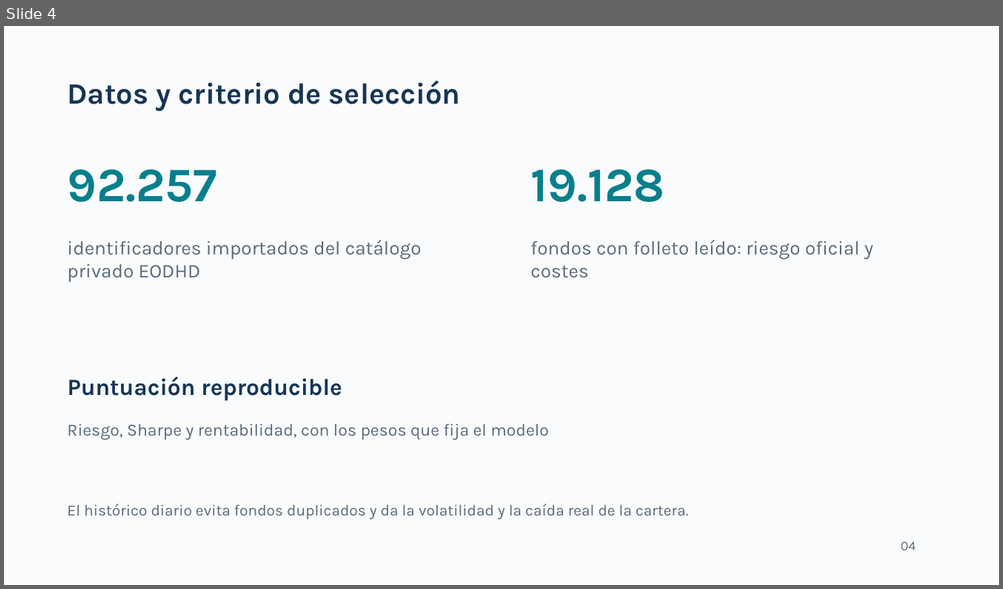
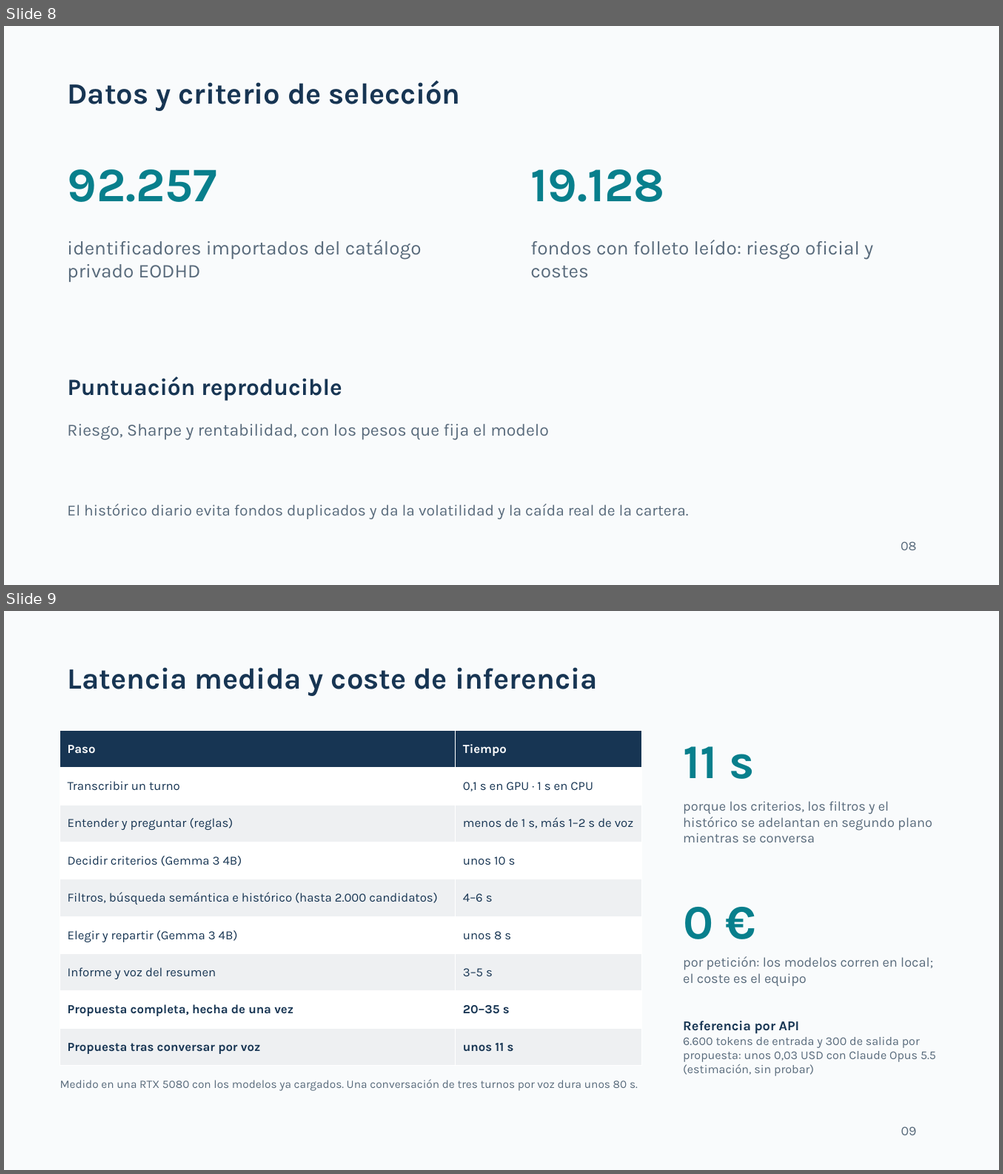
Before and after one commit to NataliaSJO/Taller_B5_T4_Multimodales, a slide deck: docs/pitch_fondoclaro_v3.pptx. Shown one above the other, each under a label of ours: slide 4 before the commit, slides 8 and 9 after it. The pictures are 1003x589 and 1003x1174 pixels, drawn with LibreOffice and Linux fonts; fonts in the diff are those of the drawing. Boxes give left, top, right and bottom in pixels: in the first picture for what was removed or moved away, otherwise in the second. Text is boxed around its words. In the diff, an @@ line names an element or a change of style, - is before the commit and + after.

```diff
--- a/docs/pitch_fondoclaro_v3.pptx
+++ b/docs/pitch_fondoclaro_v3.pptx
@@ slide 9 added at (x1=4, y1=611, x2=999, y2=1170), background #F9FBFC @@
@@ text added at (x1=68, y1=667, x2=597, y2=696), 28.5 pt, text #173553, bold @@
+Latencia medida y coste de inferencia
@@ table added at (x1=60, y1=730, x2=642, y2=1066), 9 rows, 2 columns @@
+Paso | Tiempo
+Transcribir un turno | 0,1 s en GPU · 1 s en CPU
+Entender y preguntar (reglas) | menos de 1 s, más 1–2 s de voz
+Decidir criterios (Gemma 3 4B) | unos 10 s
+Filtros, búsqueda semántica e histórico (hasta 2.000 candidatos) | 4–6 s
+Elegir y repartir (Gemma 3 4B) | unos 8 s
+Informe y voz del resumen | 3–5 s
+Propuesta completa, hecha de una vez | 20–35 s
+Propuesta tras conversar por voz | unos 11 s
@@ text added at (x1=683, y1=746, x2=754, y2=779), 46.5 pt, text #087F8C, bold @@
+11 s
@@ text added at (x1=683, y1=801, x2=932, y2=843), 13 pt, text #586A7B @@
+porque los criterios, los filtros y el histórico se adelantan en segundo plano mientras se conversa
@@ text added at (x1=683, y1=907, x2=713, y2=940), 46.5 pt, text #087F8C, bold @@
+0 €
@@ text added at (x1=683, y1=957, x2=933, y2=987), 13 pt, text #586A7B @@
+por petición: los modelos corren en local; el coste es el equipo
@@ text added at (x1=683, y1=1021, x2=936, y2=1076), 11.5 pt, text #586A7B @@
+Referencia por API
+6.600 tokens de entrada y 300 de salida por propuesta: unos 0,03 USD con Claude Opus 5.5 (estimación, sin probar)
@@ text added at (x1=60, y1=1079, x2=637, y2=1091), 11 pt, text #586A7B @@
+Medido en una RTX 5080 con los modelos ya cargados. Una conversación de tres turnos por voz dura unos 80 s.
@@ text added at (x1=901, y1=1127, x2=916, y2=1136), 12.8 pt, text #586A7B @@
+09
@@ what was slide 4 is now slide 8 @@
@@ slide 8 changed as well @@
@@ text at (x1=900, y1=542, x2=916, y2=551): text changed @@
-04
+08
```
Also in this commit, not shown: 4 other slides changed, 6 other slides added.
